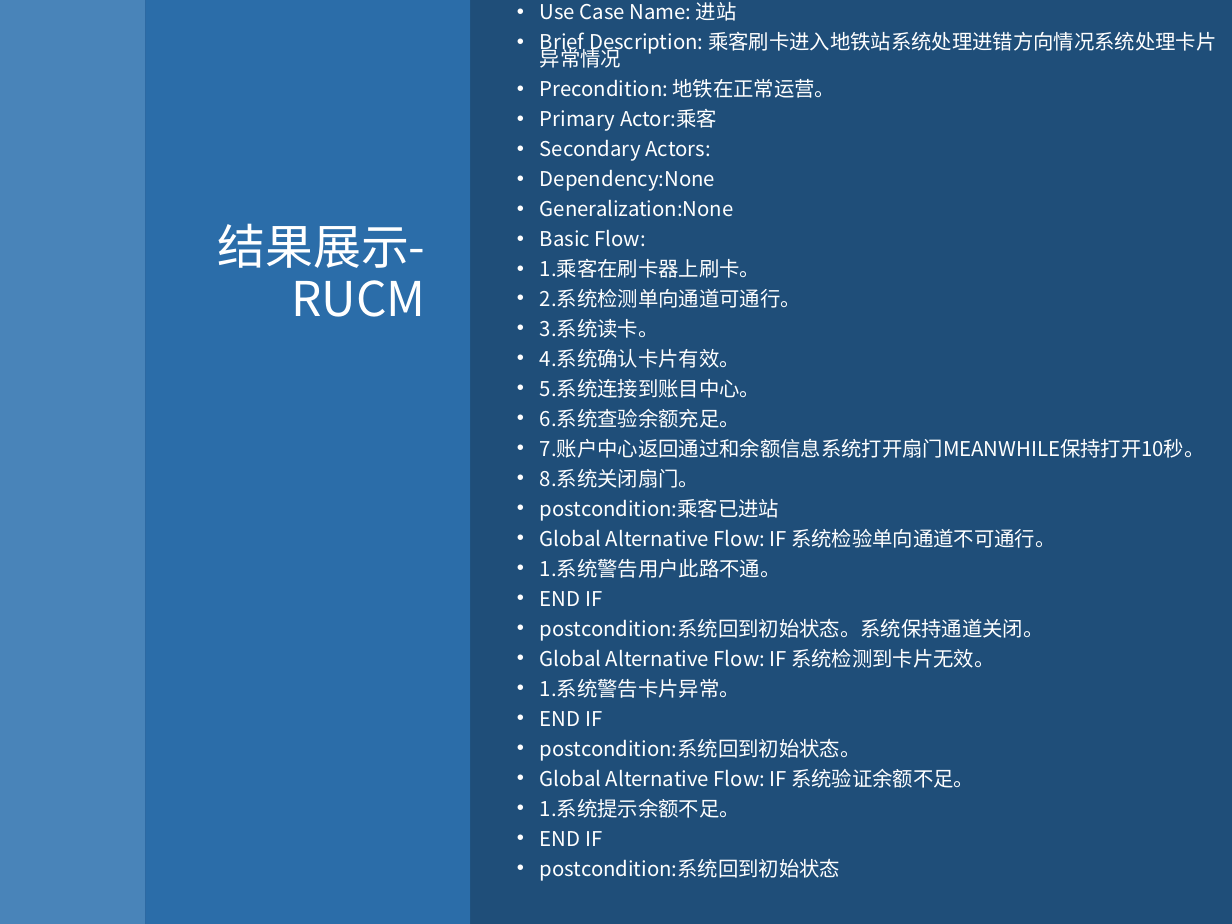
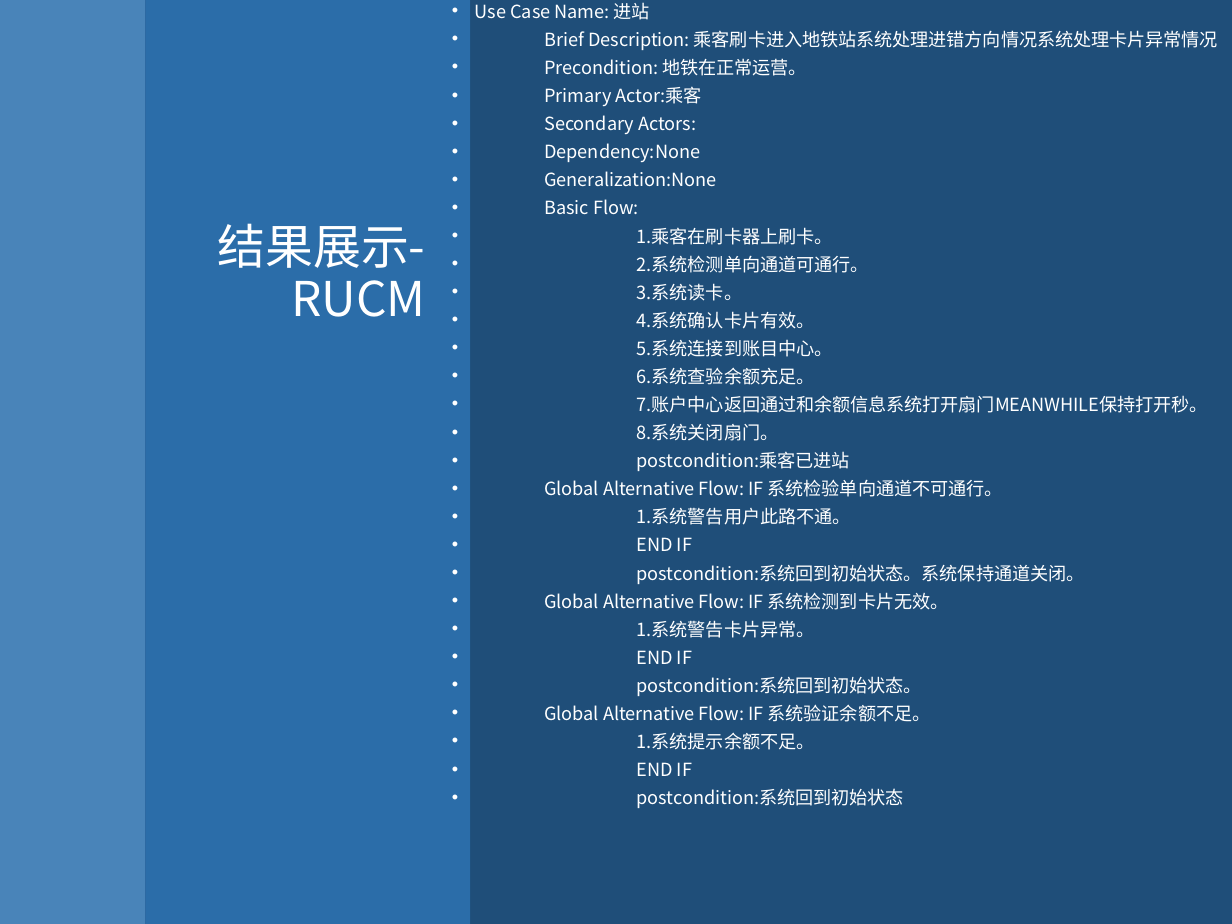
Before and after one commit to PatrickZad/AISRED, a slide deck: slide 27 of TEAM演示-Addtion from Patrick.pptx. Drawn at 1232x924 pixels with LibreOffice and Linux fonts; fonts in the diff are those of the drawing. Boxes give left, top, right and bottom in pixels: in the first picture for what was removed or moved away, otherwise in the second. Text is boxed around its words. In the diff, an @@ line names an element or a change of style, - is before the commit and + after.

```diff
--- a/TEAM演示-Addtion from Patrick.pptx
+++ b/TEAM演示-Addtion from Patrick.pptx
@@ text "Use Case Name: 进站": place and size @@
-text "Use Case Name: 进站" at (540,2,1216,881)
+text "Use Case Name: 进站" at (475,2,1218,808)
@@ text at (475,2,1218,808): size 11.9 to 10.6 pt @@
@@ text at (637,395,1208,413): text changed; size 11.9 to 10.6 pt @@
-• 7.账户中心返回通过和余额信息系统打开扇门MEANWHILE保持打开10秒。
+• 7.账户中心返回通过和余额信息系统打开扇门MEANWHILE保持打开秒。
```
Also in this commit, not shown: 2 other slides changed, 26 other files.
